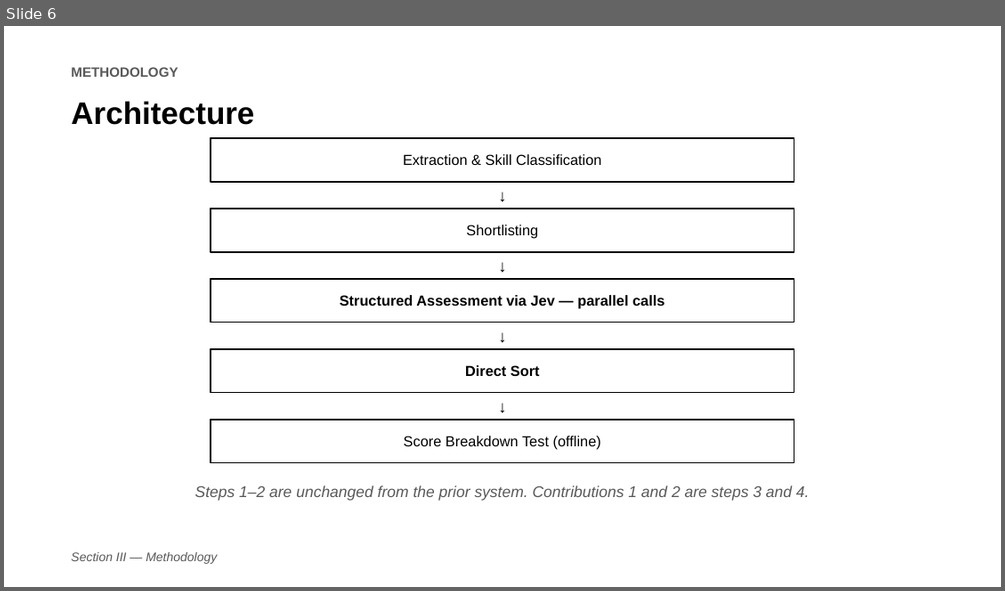
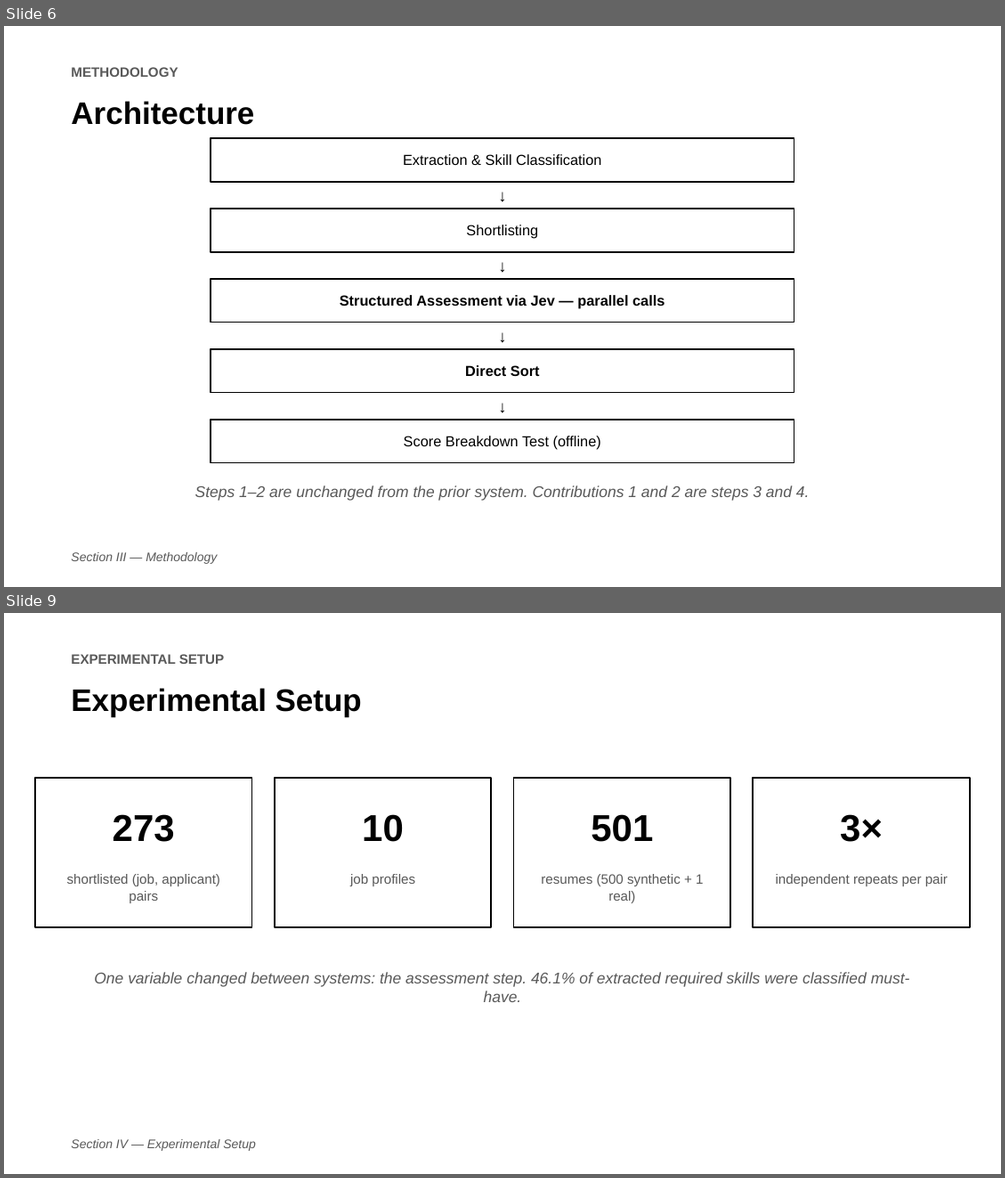
Before and after one commit to jessieangelicauni/hire-rank, a slide deck: docs/presentation/icaides2026_jev.pptx. Shown one above the other, each under a label of ours: slide 6 before the commit, slides 6 and 9 after it; the slides between them are not shown. The pictures are 1005x591 and 1005x1178 pixels, drawn with LibreOffice and Linux fonts; fonts in the diff are those of the drawing. Boxes give left, top, right and bottom in pixels: in the first picture for what was removed or moved away, otherwise in the second. Text is boxed around its words. In the diff, an @@ line names an element or a change of style, - is before the commit and + after.

```diff
--- a/docs/presentation/icaides2026_jev.pptx
+++ b/docs/presentation/icaides2026_jev.pptx
@@ slide 9 added at [4, 613, 1001, 1174], background #FFFFFF @@
@@ text added at [71, 654, 224, 664], 13 pt, text #595959, bold @@
+EXPERIMENTAL SETUP
@@ text added at [71, 688, 362, 717], 30 pt, text #000000, bold @@
+Experimental Setup
@@ rectangle added at [35, 778, 252, 927], outline #000000 1.5 pt @@
@@ rectangle added at [275, 778, 492, 927], outline #000000 1.5 pt @@
@@ rectangle added at [514, 778, 731, 927], outline #000000 1.5 pt @@
@@ rectangle added at [753, 778, 971, 927], outline #000000 1.5 pt @@
@@ text added at [113, 814, 175, 842], 36 pt, text #000000, bold @@
+273
@@ text added at [362, 814, 404, 842], 36 pt, text #000000, bold @@
+10
@@ text added at [591, 814, 653, 842], 36 pt, text #000000, bold @@
+501
@@ text added at [840, 814, 882, 842], 36 pt, text #000000, bold @@
+3×
@@ text added at [67, 874, 220, 903], 13 pt, text #595959 @@
+shortlisted (job, applicant) pairs
@@ text added at [350, 874, 415, 886], 13 pt, text #595959 @@
+job profiles
@@ text added at [541, 874, 703, 903], 13 pt, text #595959 @@
+resumes (500 synthetic + 1 real)
@@ text added at [776, 874, 947, 886], 13 pt, text #595959 @@
+independent repeats per pair
@@ text added at [94, 972, 910, 1002], 15 pt, text #595959, italic @@
+One variable changed between systems: the assessment step. 46.1% of extracted required skills were classified must-have.
@@ text added at [71, 1139, 256, 1151], 12 pt, text #595959, italic @@
+Section IV — Experimental Setup
```
Also in this commit, not shown: 2 other slides added, 1 other file.
